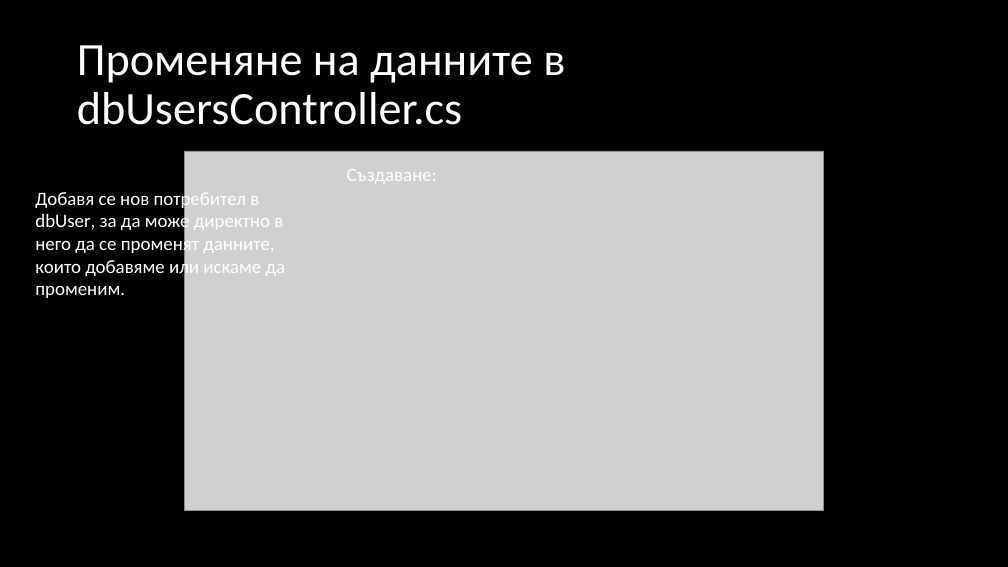
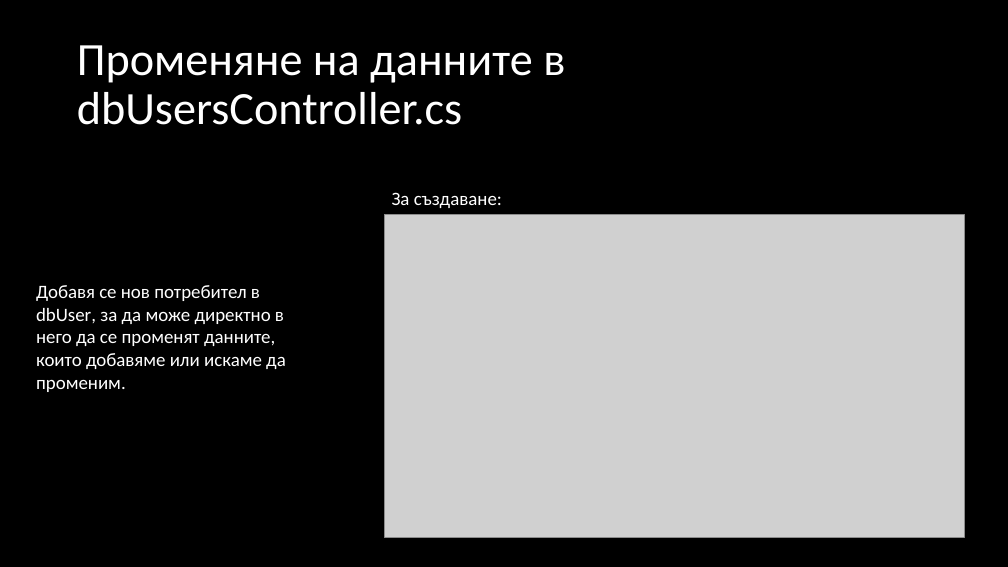
Before and after one commit to AdamS839/FlightManager, a slide deck: slide 7 of Презентация за проект Flight Manager.pptx. Drawn at 1008x567 pixels with LibreOffice and Linux fonts; fonts in the diff are those of the drawing; grey boxes stand for pictures. Boxes give left, top, right and bottom in pixels: in the first picture for what was removed or moved away, otherwise in the second. Text is boxed around its words. In the diff, an @@ line names an element or a change of style, - is before the commit and + after.

```diff
--- a/Презентация за проект Flight Manager.pptx
+++ b/Презентация за проект Flight Manager.pptx
@@ text at [392,192,502,208]: text changed @@
-Създаване:
+За създаване:
@@ picture: place and size @@
-picture at [185,151,824,511]
+picture at [384,214,964,538]
@@ text "Добавя се нов потребител в ...": place and size @@
-text "Добавя се нов потребител в ..." at [35,189,286,298]
+text "Добавя се нов потребител в ..." at [36,285,286,392]
```
Also in this commit, not shown: 2 other slides changed.
